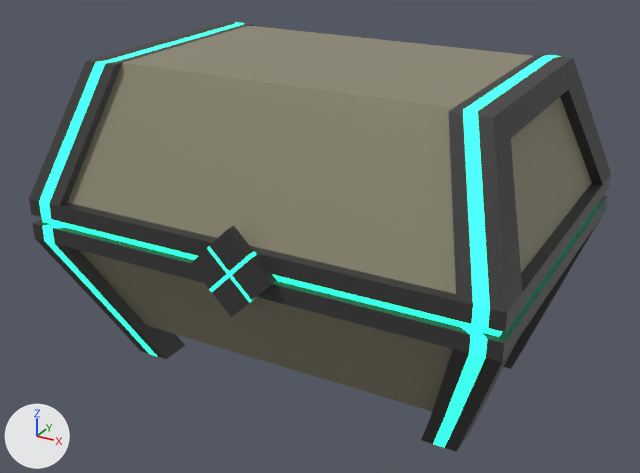
An edit to the FBX model Finsternis/Assets/Meshes/Scenery/Props/chest002.FBX, drawn before and after from the same camera.
Rendered twice from a 50 mm camera at (0.01233, -0.02312, 0.01583) aimed at (-0.00012, -0.00049, 0.00451). The axes (+X, +Y, +Z) are drawn at lower left. The lights are the same throughout. Where no turn or scale is listed for an object, it has been applied to the vertices. Vertices at the same position are counted once.

Names of what the first picture shows: 'bottom', 'lock', 'top'.
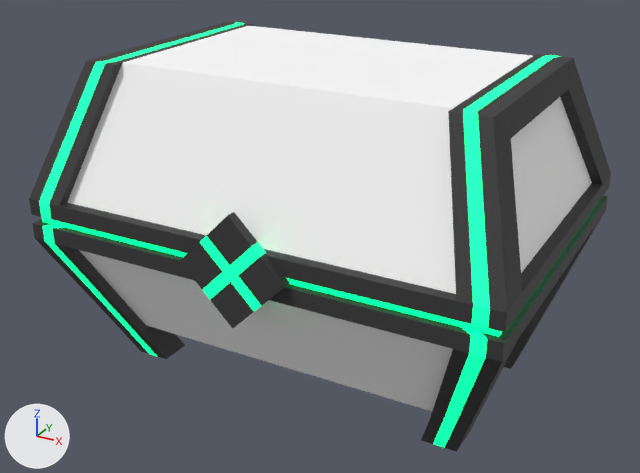
The newer file is also rescaled (x100.0) as a whole; pictures and numbers use the older file's frame.

The change, as a list of edits to the scene's bpy script:
```text
Change mat_mat_chest_body:
    mat_mat_chest_body.base_color: (0.26, 0.243, 0.165) -> (1.0, 1.0, 1.0)  # yellow #8b8771 -> white #ffffff
Change mat_mat_chest_neon:
    mat_mat_chest_neon.emission_color: (0.0186, 0.8, 0.376) -> (0.0, 0.8, 0.198)  # green #25e7a5 -> green #00e77b
Change me_lock:
    used by ob_lock; location = (0.0, -0.00558, 0.00544)
    remove me_lock.from_pydata(...)  # 50 vertices, 48 faces; spans x -0.0013..0.0013, y -0.00012..0.00018, z -0.0013..0.0013
    add me_lock.from_pydata(...)  # 98 vertices, 96 faces; spans x -0.00167..0.00167, y -0.00008..0.00021, z -0.00167..0.00167
    me_lock part 1: 50 vertices removed from x -0.0013..0.0013, y -0.00012..0.00018, z -0.0013..0.0013; 98 vertices added at x -0.00167..0.00167, y -0.00008..0.00021, z -0.00167..0.00167
```

Pixel boxes [x1, y1, x2, y2] of what changed, in the pictures (640 x 473 px):
'top', recoloured
    both: [36, 22, 610, 332]
'bottom', recoloured
    both: [39, 196, 608, 449]
'lock', recoloured, reshaped (26% wider, 27% taller)
    before: [190, 226, 277, 317]
    after: [180, 212, 290, 328]
